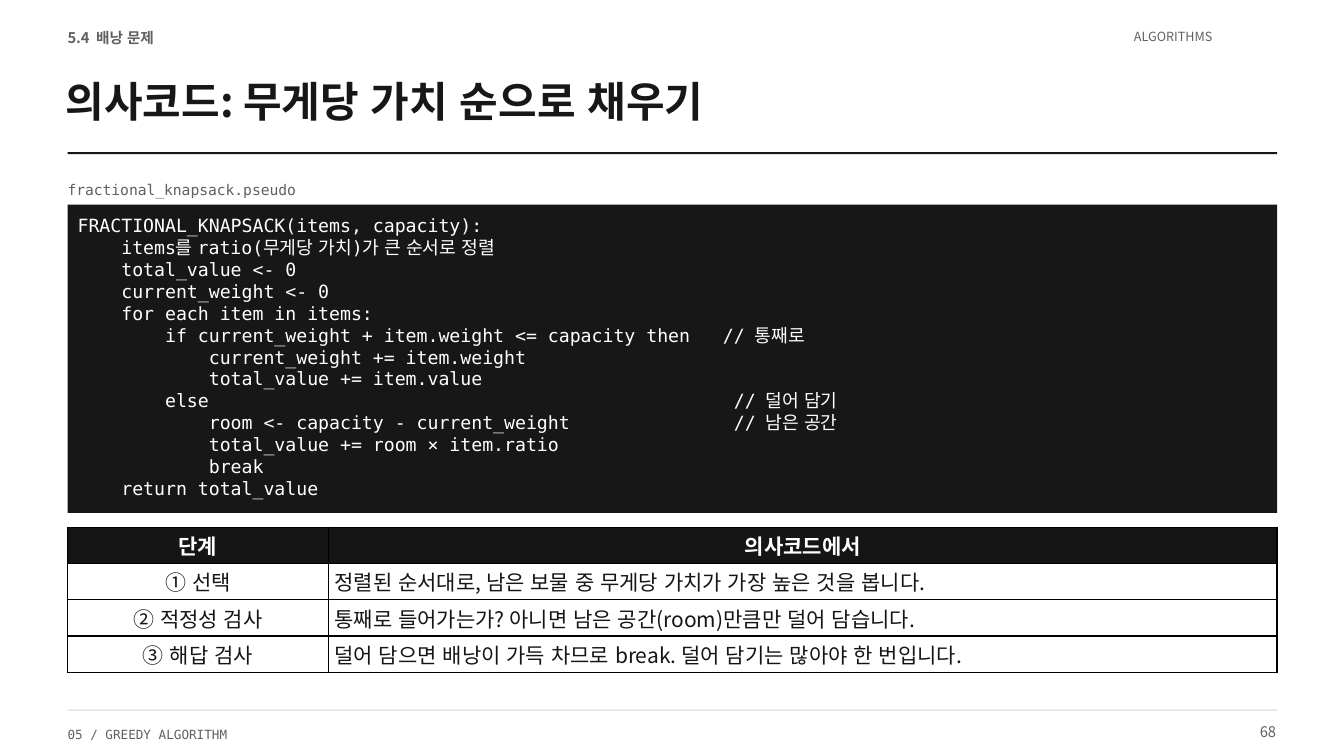
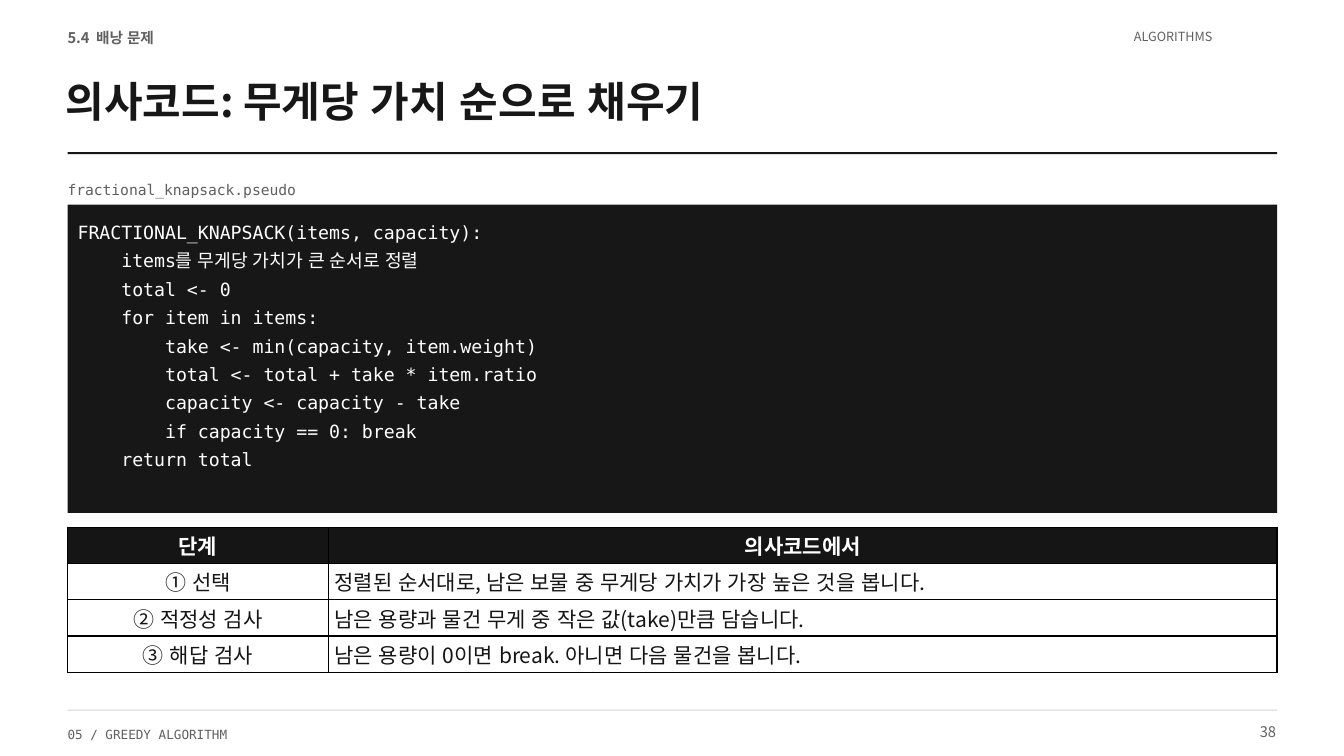
Before and after one commit to Sangdon-Park/Sangdon-Park.github.io, a slide deck: slide 38 of data/알고리즘/5장_그리디_알고리즘.pptx (slide 68 before the commit). Drawn at 1344x756 pixels with LibreOffice and Linux fonts; fonts in the diff are those of the drawing. Boxes give left, top, right and bottom in pixels: in the first picture for what was removed or moved away, otherwise in the second. Text is boxed around its words. In the diff, an @@ line names an element or a change of style, - is before the commit and + after.

```diff
--- a/data/알고리즘/5장_그리디_알고리즘.pptx
+++ b/data/알고리즘/5장_그리디_알고리즘.pptx
@@ text in rectangle at (x1=78, y1=225, x2=482, y2=244): line spacing 1 to 1.3 @@
@@ text in rectangle at (x1=121, y1=252, x2=537, y2=467): text changed @@
-items를 ratio(무게당 가치)가 큰 순서로 정렬
-total_value <- 0
-current_weight <- 0
-for each item in items:
-if current_weight + item.weight <= capacity then // 통째로
-current_weight += item.weight
-total_value += item.value
-else // 덜어 담기
-room <- capacity - current_weight // 남은 공간
-total_value += room × item.ratio
-break
-return total_value
+items를 무게당 가치가 큰 순서로 정렬
+total <- 0
+for item in items:
+take <- min(capacity, item.weight)
+total <- total + take * item.ratio
+capacity <- capacity - take
+if capacity == 0: break
+return total
@@ table at (x1=68, y1=527, x2=1277, y2=673) @@
-row 3, column 2: 통째로 들어가는가? 아니면 남은 공간(room)만큼만 덜어 담습니다.
+row 3, column 2: 남은 용량과 물건 무게 중 작은 값(take)만큼 담습니다.
-row 4, column 2: 덜어 담으면 배낭이 가득 차므로 break. 덜어 담기는 많아야 한 번입니다.
+row 4, column 2: 남은 용량이 0이면 break. 아니면 다음 물건을 봅니다.
@@ text at (x1=1260, y1=726, x2=1276, y2=737): text changed @@
-68
+38
```
Also in this commit, not shown: 67 other slides changed, 6 slides added, 128 slides removed, 5 other files.
